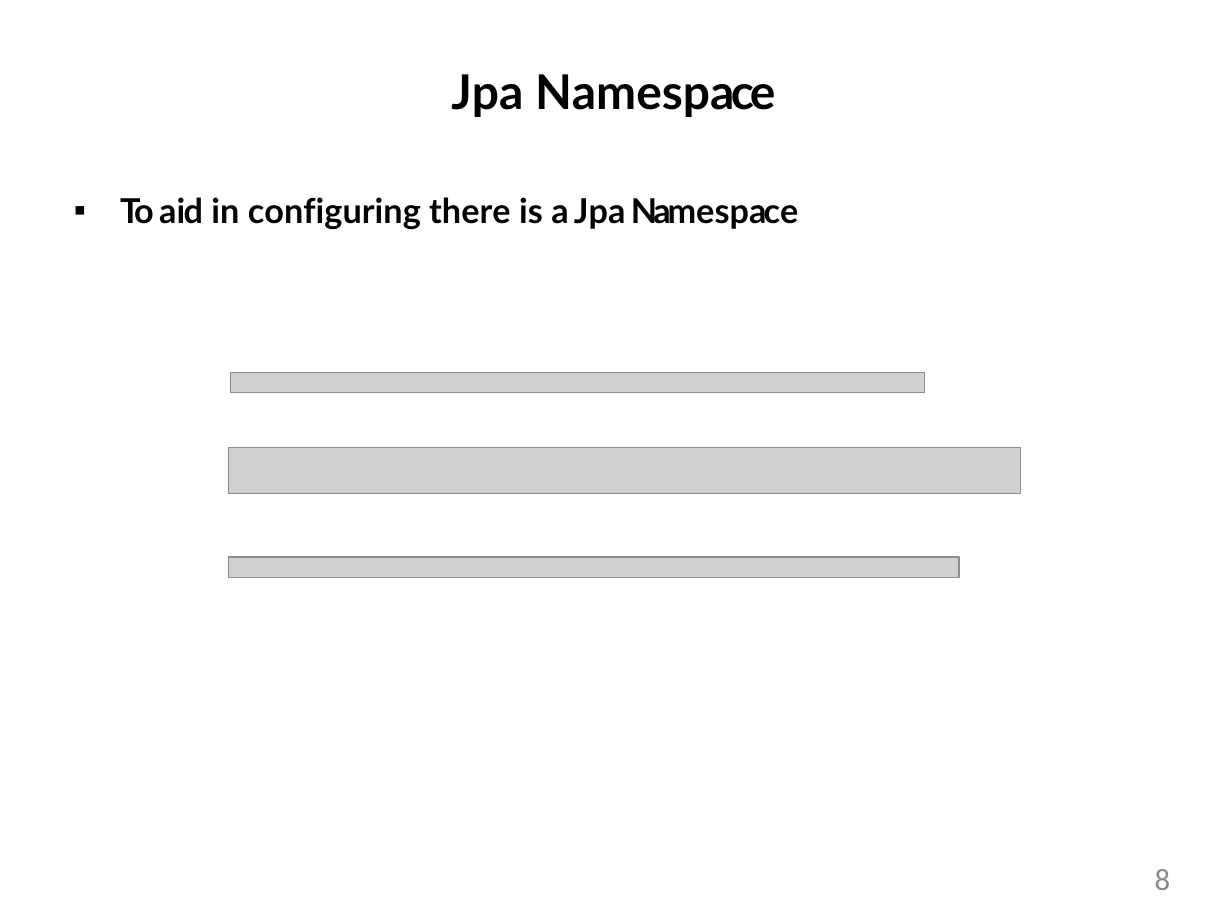
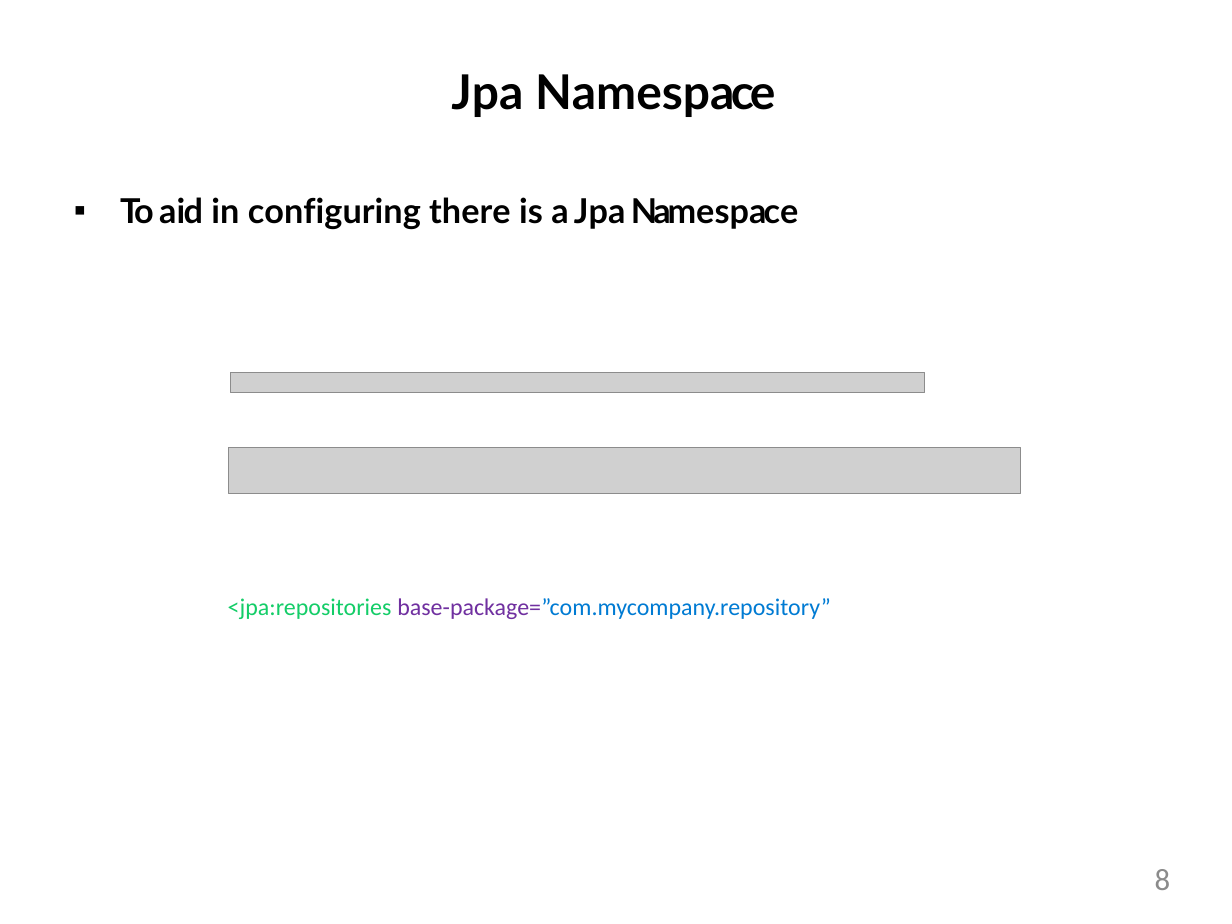
Before and after one commit to StevenJoseph19/SpringBoot, a slide deck: slide 8 of Day 12/Slides/9. How to Configure and Use Spring Data JPA/how-to-configure-and-use-spring-data-jpa-slides.pptx. Drawn at 1232x924 pixels with LibreOffice and Linux fonts; fonts in the diff are those of the drawing; grey boxes stand for pictures. Boxes give left, top, right and bottom in pixels: in the first picture for what was removed or moved away, otherwise in the second. Text is boxed around its words. In the diff, an @@ line names an element or a change of style, - is before the commit and + after.

```diff
--- a/Day 12/Slides/9. How to Configure and Use Spring Data JPA/how-to-configure-and-use-spring-data-jpa-slides.pptx
+++ b/Day 12/Slides/9. How to Configure and Use Spring Data JPA/how-to-configure-and-use-spring-data-jpa-slides.pptx
@@ picture removed at [228,557,958,578] @@
@@ text added at [228,598,831,619], 14 pt, text gradient #007BD3 to #034373 @@
+<jpa:repositories base-package=”com.mycompany.repository”
```
Also in this commit, not shown: 1 other slide changed, 3 other files.
